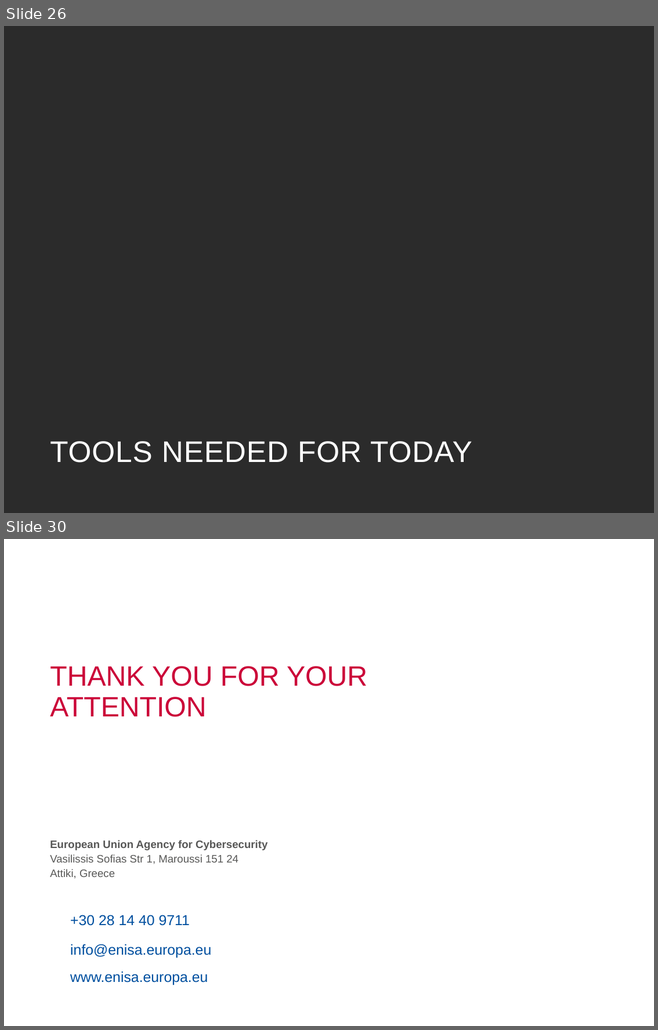
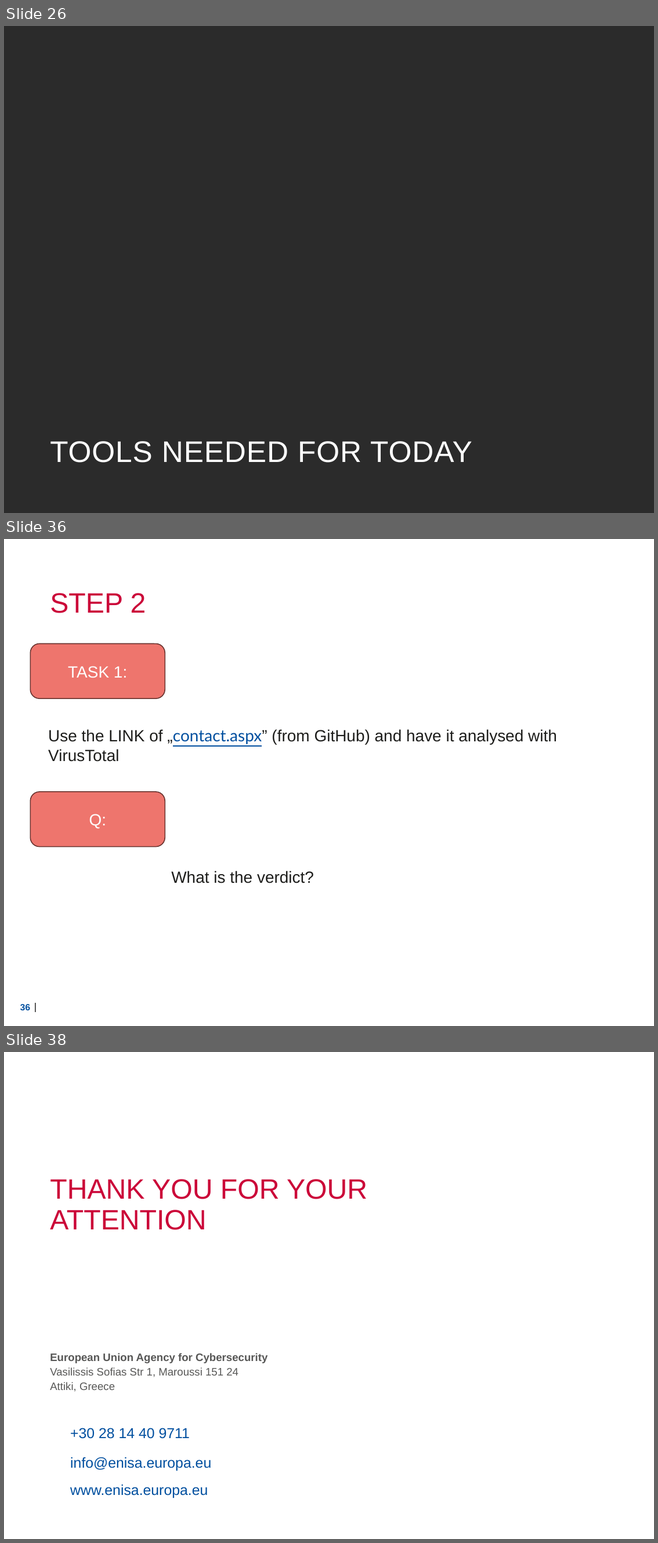
Before and after one commit to Lensver65/ESDC-BP, a slide deck: Cyber exercise.pptx. Shown one above the other, each under a label of ours: slides 26 and 30 before the commit, slides 26, 36 and 38 after it; the slides between them are not shown. The pictures are 658x1030 and 658x1543 pixels, drawn with LibreOffice and Linux fonts; fonts in the diff are those of the drawing; background and template pictures are left out; a plain dark background stands for a picture behind light text. Boxes give left, top, right and bottom in pixels: in the first picture for what was removed or moved away, otherwise in the second. Text is boxed around its words. In the diff, an @@ line names an element or a change of style, - is before the commit and + after.

```diff
--- a/Cyber exercise.pptx
+++ b/Cyber exercise.pptx
@@ slide 36 added at (x1=4, y1=539, x2=654, y2=1026), background picture (left out) @@
@@ title added at (x1=50, y1=593, x2=146, y2=613), 31 pt, text #CB0538 @@
+STEP 2
@@ rounded rectangle added at (x1=30, y1=643, x2=165, y2=699), fill #EE756D, outline #683330 1 pt, 18 pt, text #FFFFFF @@
+TASK 1:
@@ text added at (x1=48, y1=729, x2=557, y2=762), 18 pt, text #1D1D1B @@
+Use the LINK of „contact.aspx” (from GitHub) and have it analysed with VirusTotal
@@ rounded rectangle added at (x1=30, y1=792, x2=165, y2=847), fill #EE756D, outline #683330 1 pt, 18 pt, text #FFFFFF @@
+Q:
@@ text added at (x1=171, y1=871, x2=314, y2=884), 18 pt, text #1D1D1B @@
+What is the verdict?
@@ page number added at (x1=20, y1=1004, x2=30, y2=1011), 10 pt, text #004F9F, bold @@
+36
@@ line added from (35, 1004) to (35, 1012), #575756 1 pt @@
@@ what was slide 30 is now slide 38 @@
```
Also in this commit, not shown: 1 slide changed, 9 other slides added, 2 slides removed, 2 other files.
